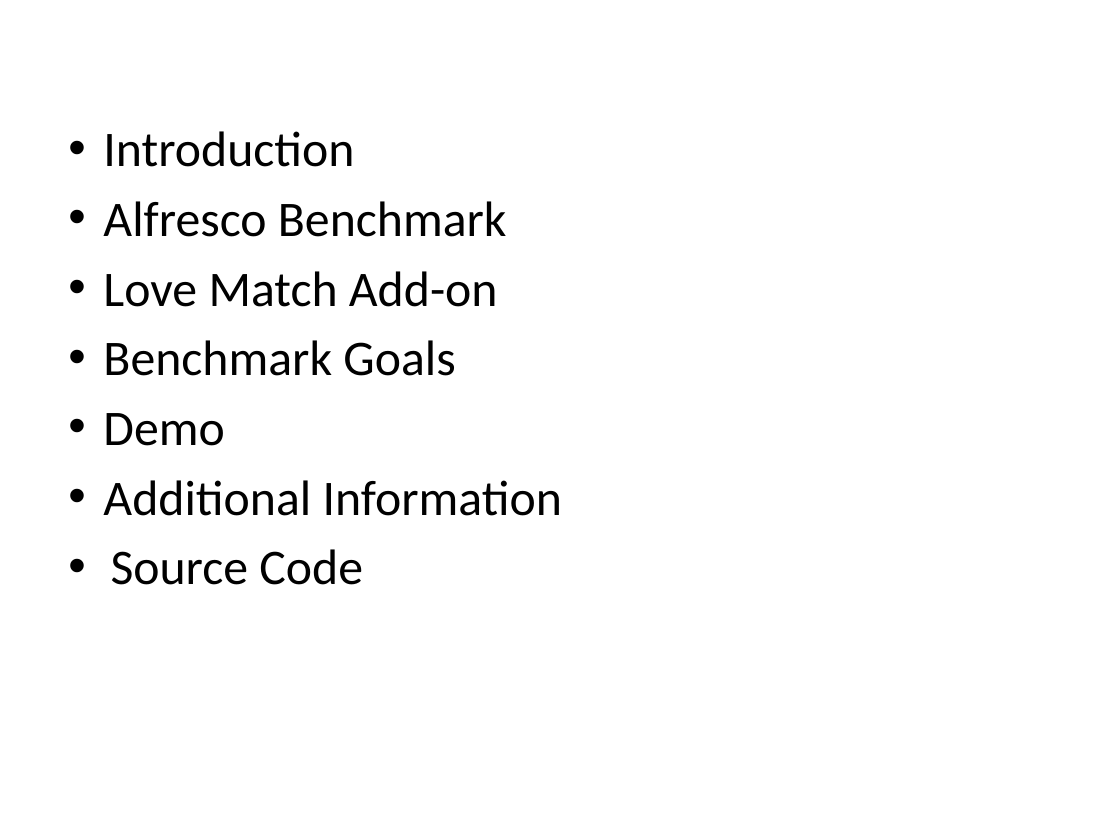
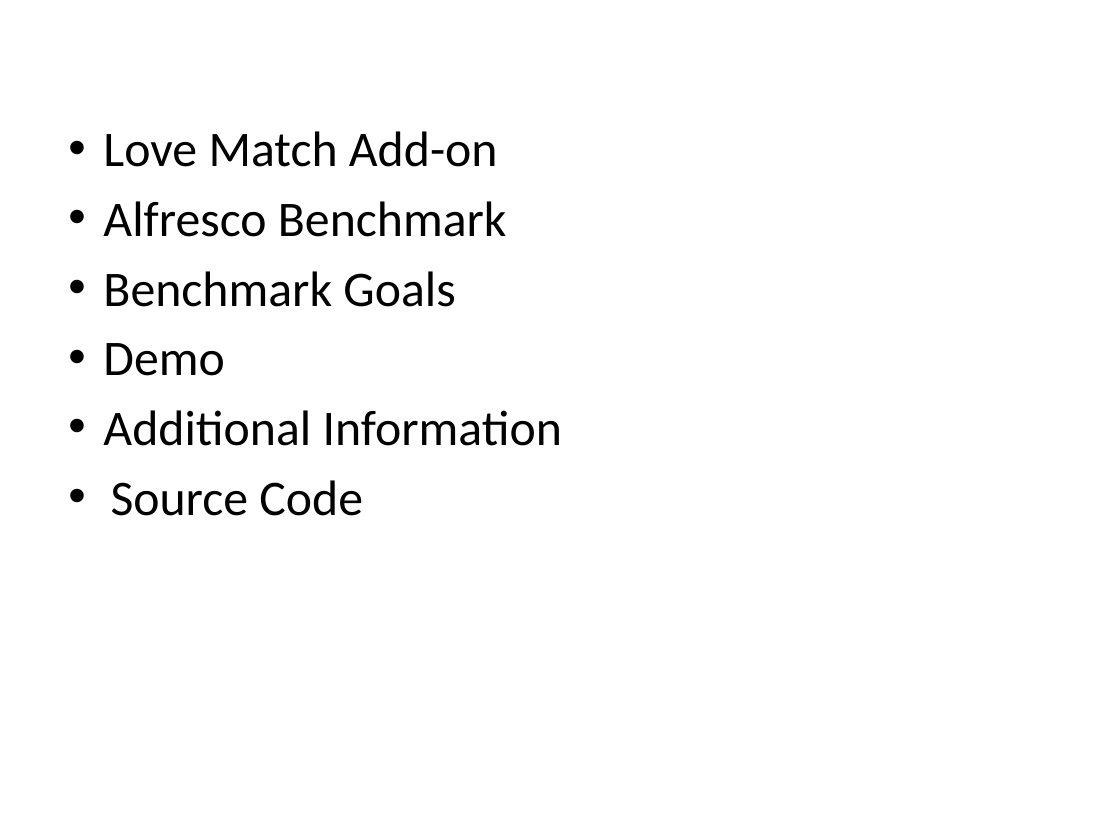
Before and after one commit to OrderOfTheBee/beecon, a slide deck: slide 2 of assets/data/files/20160125033/BeeCon2016_Presentation.pptx. Drawn at 1120x840 pixels with LibreOffice and Linux fonts; fonts in the diff are those of the drawing; background and template pictures are left out. Boxes give left, top, right and bottom in pixels: in the first picture for what was removed or moved away, otherwise in the second. Text is boxed around its words. In the diff, an @@ line names an element or a change of style, - is before the commit and + after.

```diff
--- a/assets/data/files/20160125033/BeeCon2016_Presentation.pptx
+++ b/assets/data/files/20160125033/BeeCon2016_Presentation.pptx
@@ text at <box>103,131,498,167</box>: text changed @@
-• Introduction
+• Love Match Add-on
@@ text at <box>103,271,498,307</box>: paragraph removed @@
-• Love Match Add-on
```
Also in this commit, not shown: 1 other slide changed, 1 slide added, 9 other files.
